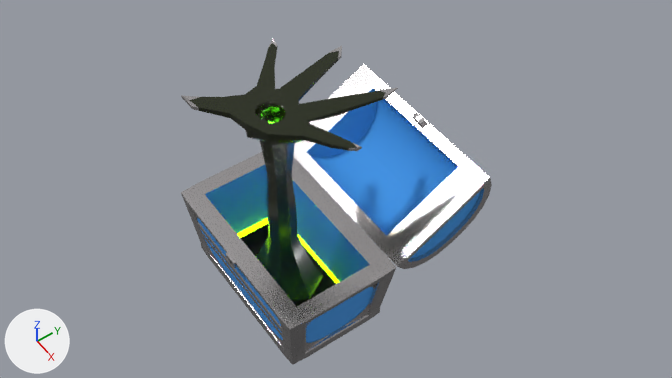
An edit to the Blender file Mimic/mimic.blend, drawn before and after from the same camera.
Camera for both pictures: the file's camera 'Camera'. Arrows for +X, +Y and +Z are at lower left; the lights stay in place.

In view in the first picture: 'Chest', 'Mimic', 'top'.
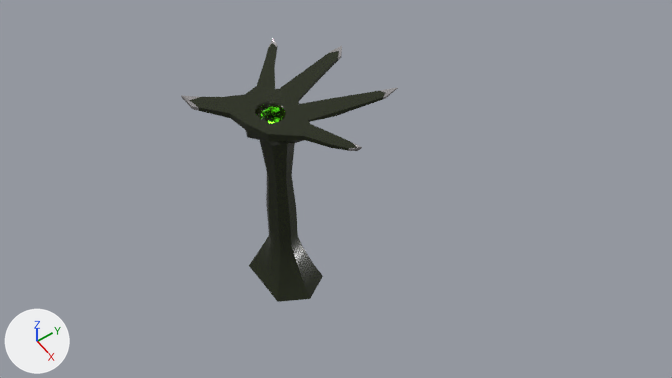
The change in detail:
Object 'Chest' (ob_chest) is now hidden.
Object 'top' (ob_top) is now hidden.

What differs and where, as boxes [x1, y1, x2, y2] in the pictures (672 x 378 px):
'Chest', hidden: before [181, 152, 396, 365]
'top', hidden: before [294, 64, 492, 269]
